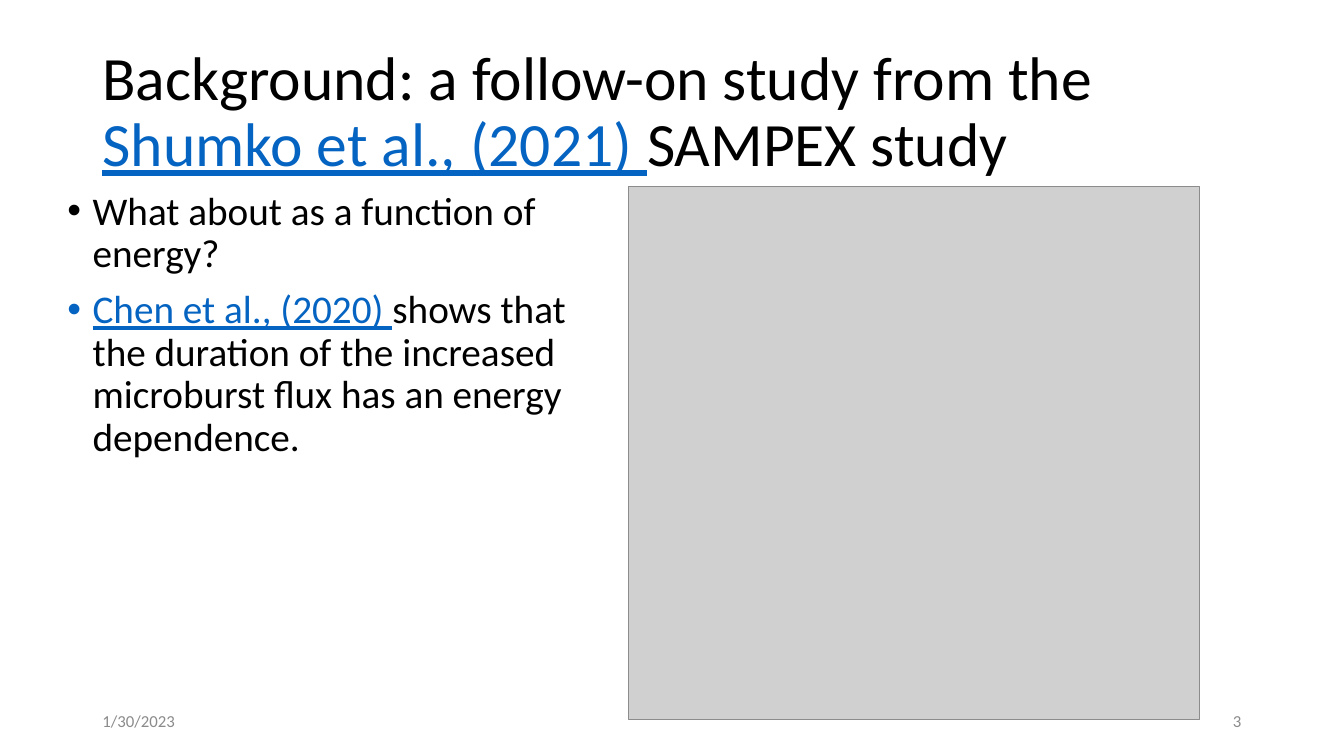
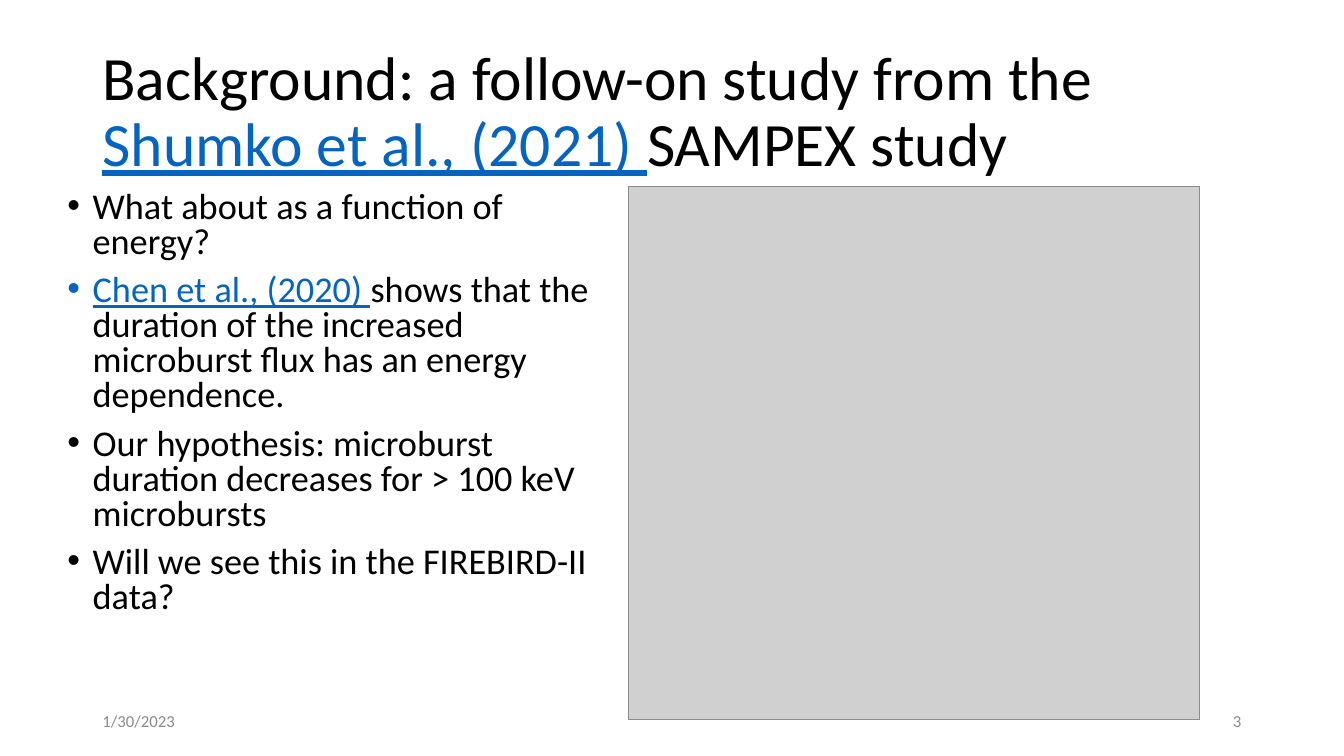
Before and after one commit to mshumko/fbrbsp, a slide deck: slide 3 of presentations/20230130_firebird_microburst_durations.pptx. Drawn at 1344x756 pixels with LibreOffice and Linux fonts; fonts in the diff are those of the drawing; grey boxes stand for pictures. Boxes give left, top, right and bottom in pixels: in the first picture for what was removed or moved away, otherwise in the second. Text is boxed around its words. In the diff, an @@ line names an element or a change of style, - is before the commit and + after.

```diff
--- a/presentations/20230130_firebird_microburst_durations.pptx
+++ b/presentations/20230130_firebird_microburst_durations.pptx
@@ text at <box>93,193,588,413</box>: size 28 to 25.9 pt in "What about as a function of energy?", "Chen et al., (2020) shows that the ..."; line spacing 0.9 to 0.8 @@
@@ text at <box>93,430,586,610</box>: paragraphs added @@
+• Our hypothesis: microburst duration decreases for > 100 keV microbursts
+• Will we see this in the FIREBIRD-II data?
```
Also in this commit, not shown: 4 other slides changed, 3 slides added, 1 slide removed, 1 other file.
